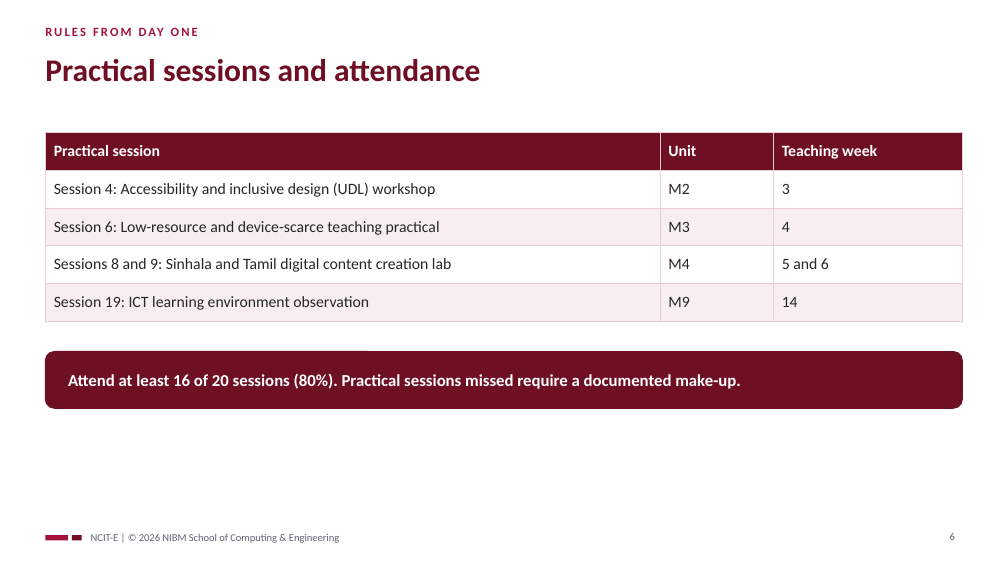
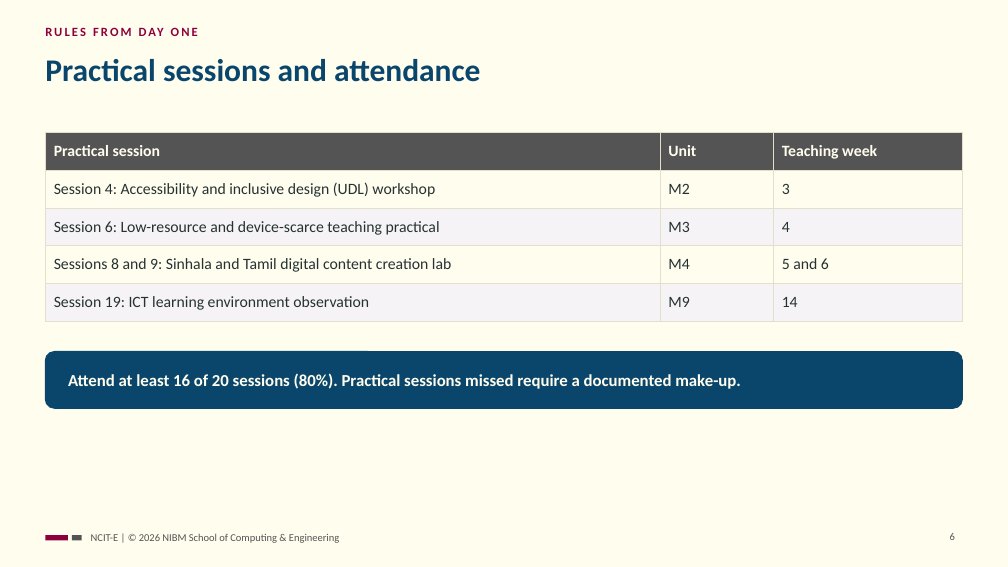
Before and after one commit to NIBM-SOCE/NCIT-E, a slide deck: slide 6 of opening/ncit-e-prelude.pptx. Drawn at 1008x567 pixels with LibreOffice and Linux fonts; fonts in the diff are those of the drawing. Boxes give left, top, right and bottom in pixels: in the first picture for what was removed or moved away, otherwise in the second. Text is boxed around its words. In the diff, an @@ line names an element or a change of style, - is before the commit and + after.

```diff
--- a/opening/ncit-e-prelude.pptx
+++ b/opening/ncit-e-prelude.pptx
@@ background #FFFFFF to #FFFDEE @@
@@ text "RULES FROM DAY ONE" at <box>45,24,960,50</box>: text colour #A3123A to #8C013C @@
@@ title "Practical sessions and attendance" at <box>45,59,481,82</box>: text colour #6E0F24 to #0A466B @@
@@ table at <box>45,132,963,314</box> @@
@@ fill #6E0F24 to #545454 in row 1 @@
@@ fill #FFFFFF to #FFFDEE in 6 cells @@
@@ fill #F8EEF1 to #F5F3F5 in 6 cells @@
@@ text colour #FFFFFF to #FFFDEE in "Practical session", "Unit", "Teaching week" @@
@@ text colour #262626 to #263232 in "Session 4: Accessibility and inclusive design (UDL) ...", "M2", "3", "Session 6: Low-resource and device-scarce teaching practical" and 8 more places @@
@@ borders changed @@
@@ rounded rectangle at <box>45,352,963,408</box>: fill #6E0F24 to #0A466B; outline #6E0F24 1 pt to #0A466B 1 pt @@
@@ text "Attend at least 16 of ..." at <box>68,373,740,389</box>: text colour #FFFFFF to #FFFDEE @@
@@ rectangle at <box>45,535,68,541</box>: fill #A3123A to #8C013C @@
@@ rectangle at <box>72,535,82,541</box>: fill #6E0F24 to #545454 @@
@@ text "NCIT-E | © 2026 NIBM ..." at <box>91,534,339,543</box>: text colour #5F6470 to #545454 @@
@@ page number at <box>950,533,955,540</box>: text colour #5F6470 to #545454 @@
```
Also in this commit, not shown: 8 other slides changed, 30 other files.
